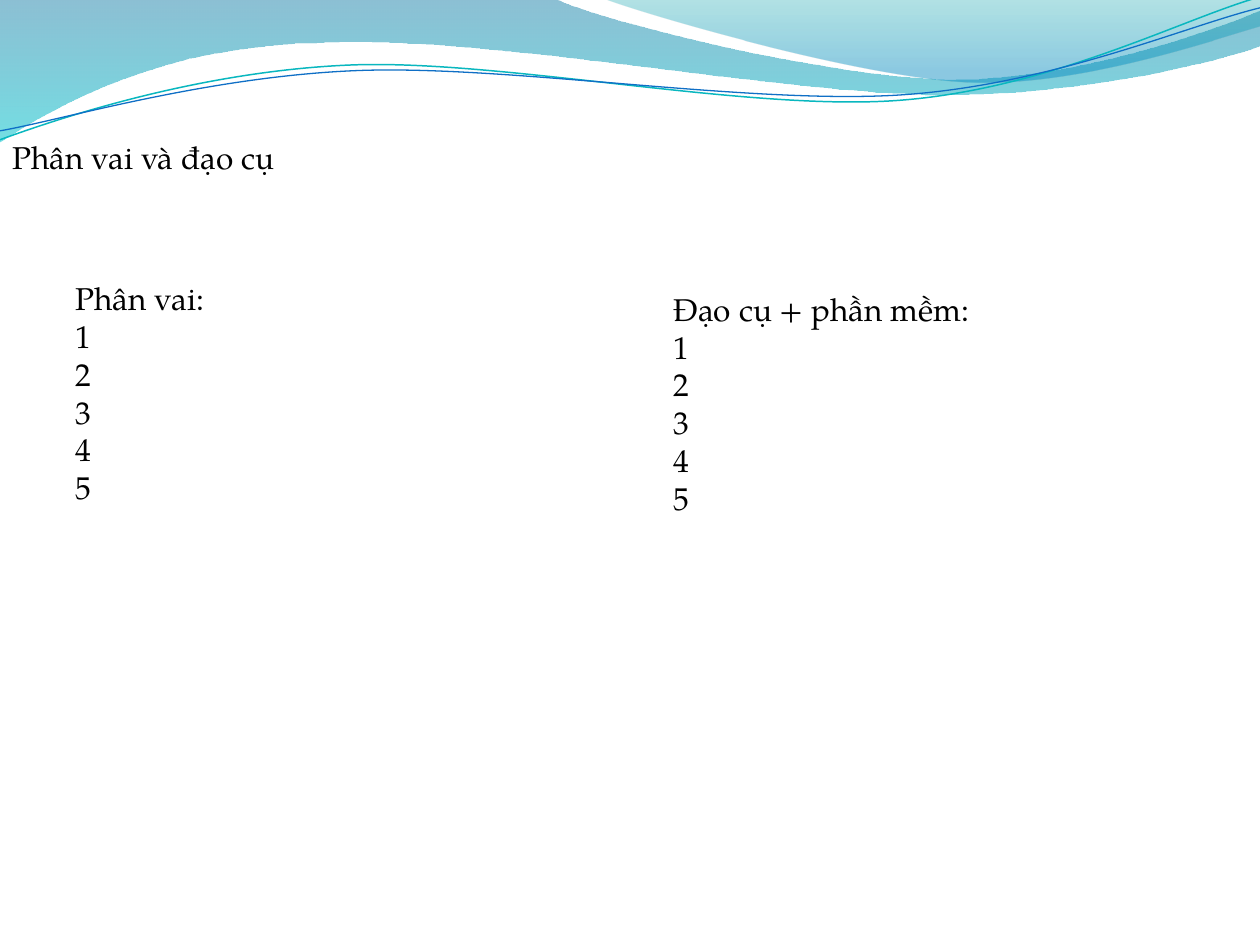
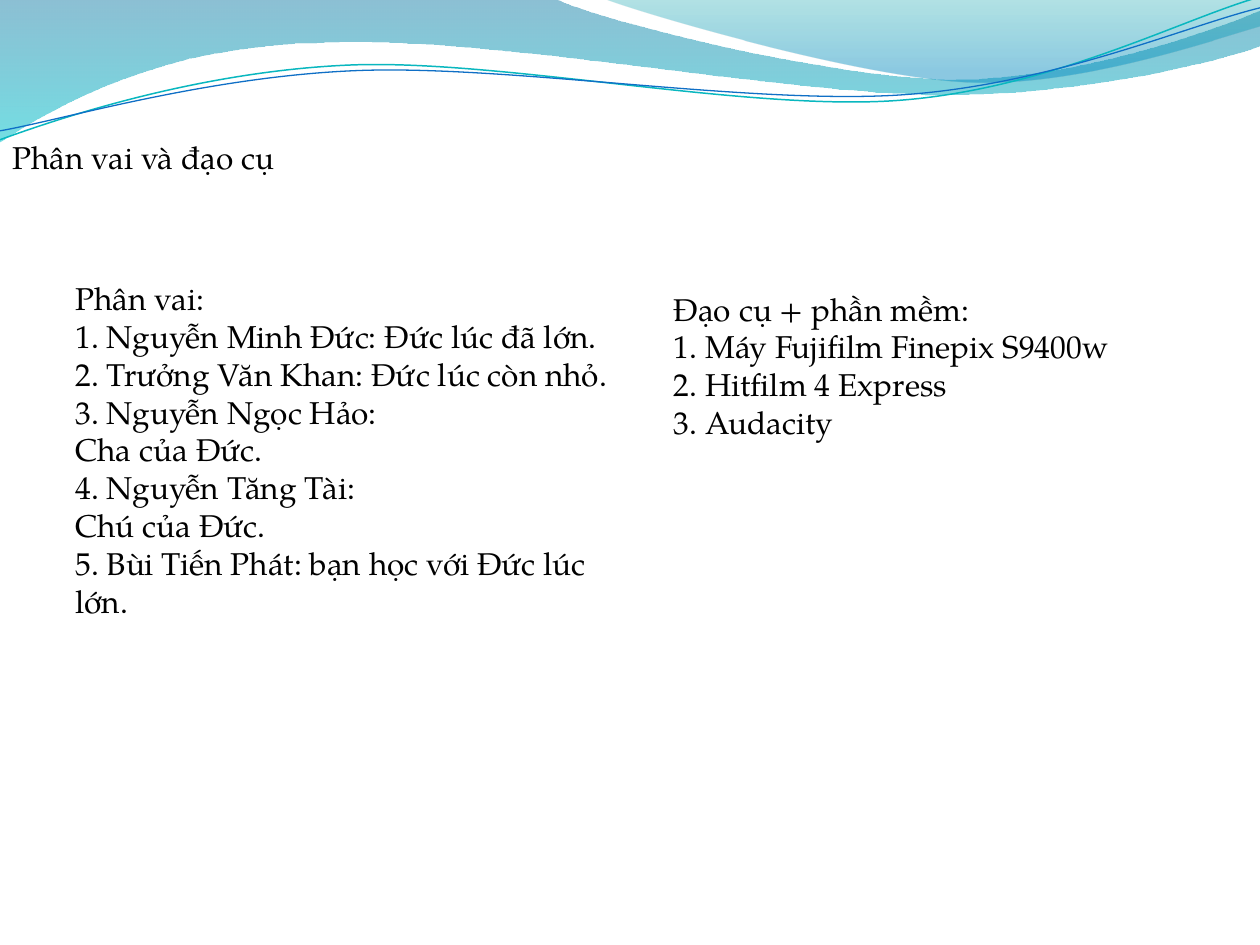
Before and after one commit to NguyenMinhDuccFT/Nhom7nmcnt, a slide deck: slide 3 of nhom 7.pptx. Drawn at 1260x945 pixels with LibreOffice and Linux fonts; fonts in the diff are those of the drawing; background and template pictures are left out. Boxes give left, top, right and bottom in pixels: in the first picture for what was removed or moved away, otherwise in the second. Text is boxed around its words. In the diff, an @@ line names an element or a change of style, - is before the commit and + after.

Commit message:
Sua Slide 3, 7
By Phat Bui

```diff
--- a/nhom 7.pptx
+++ b/nhom 7.pptx
@@ text at [75, 323, 607, 614]: text changed @@
-1
-2
-3
-4
-5
+1. Nguyễn Minh Đức: Đức lúc đã lớn.
+2. Trưởng Văn Khan: Đức lúc còn nhỏ.
+3. Nguyễn Ngọc Hảo:
+Cha của Đức.
+4. Nguyễn Tăng Tài:
+Chú của Đức.
+5. Bùi Tiến Phát: bạn học với Đức lúc lớn.
@@ text at [674, 326, 1109, 443]: text changed @@
-1
-2
-3
-4
-5
+1. Máy Fujifilm Finepix S9400w
+2. Hitfilm 4 Express
+3. Audacity
```
Also in this commit, not shown: 1 other slide changed.
